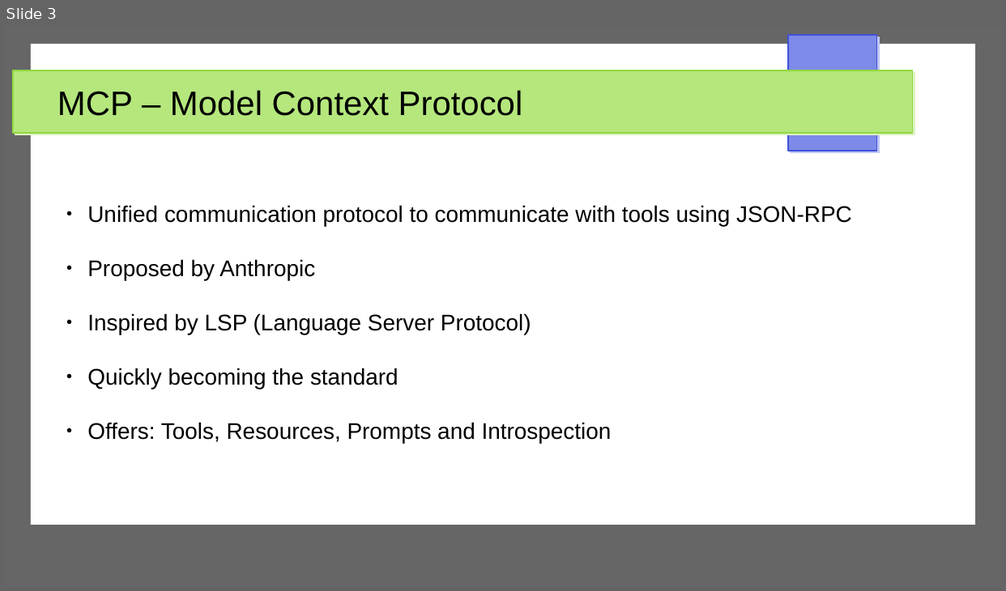
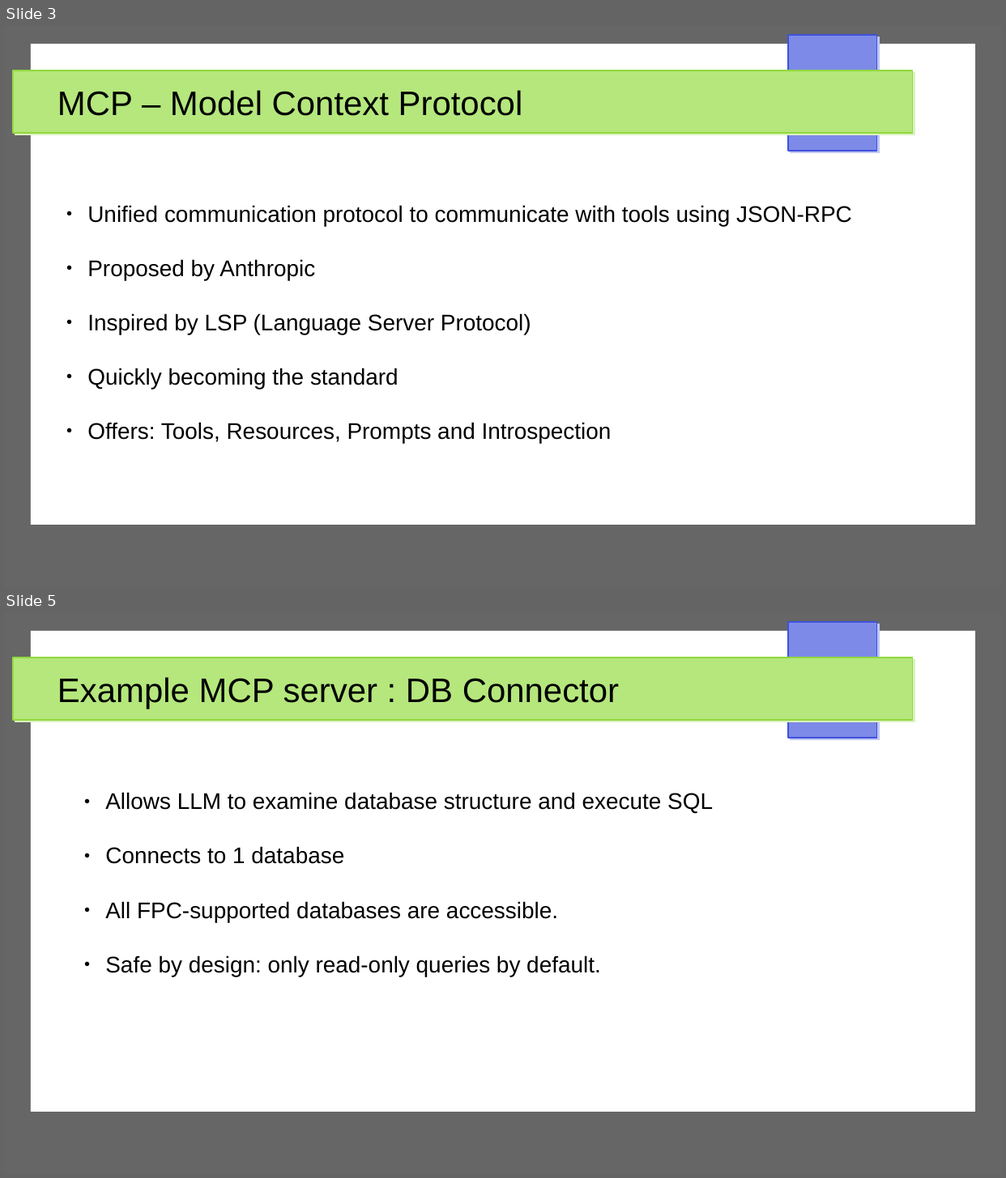
Before and after one commit to joecare99/gl-fpc-mcp, a slide deck: docs/mcp-intro.odp. Shown one above the other, each under a label of ours: slide 3 before the commit, slides 3 and 5 after it; the slides between them are not shown. The pictures are 1006x591 and 1006x1178 pixels, drawn with LibreOffice and Linux fonts; fonts in the diff are those of the drawing. Boxes give left, top, right and bottom in pixels: in the first picture for what was removed or moved away, otherwise in the second. Text is boxed around its words. In the diff, an @@ line names an element or a change of style, - is before the commit and + after.

```diff
--- a/docs/mcp-intro.odp
+++ b/docs/mcp-intro.odp
@@ slide 5 added at [4,613,1002,1174], background #FFFFFF; not listed: 4 template elements that a slide beside it also shows @@
@@ title added at [57,677,619,709], 27 pt, text #000000 @@
+Example MCP server : DB Connector
@@ text added at [105,792,713,977], 18 pt, text #000000 @@
+● Allows LLM to examine database structure and execute SQL
+● Connects to 1 database
+● All FPC-supported databases are accessible.
+● Safe by design: only read-only queries by default.
```
Also in this commit, not shown: 1 slide changed, 1 other slide added.
